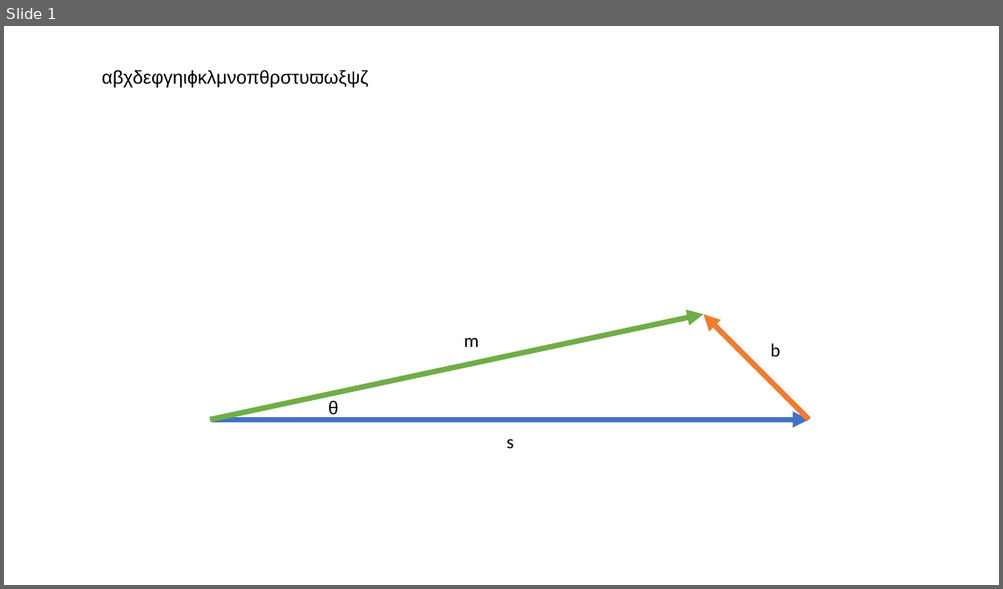
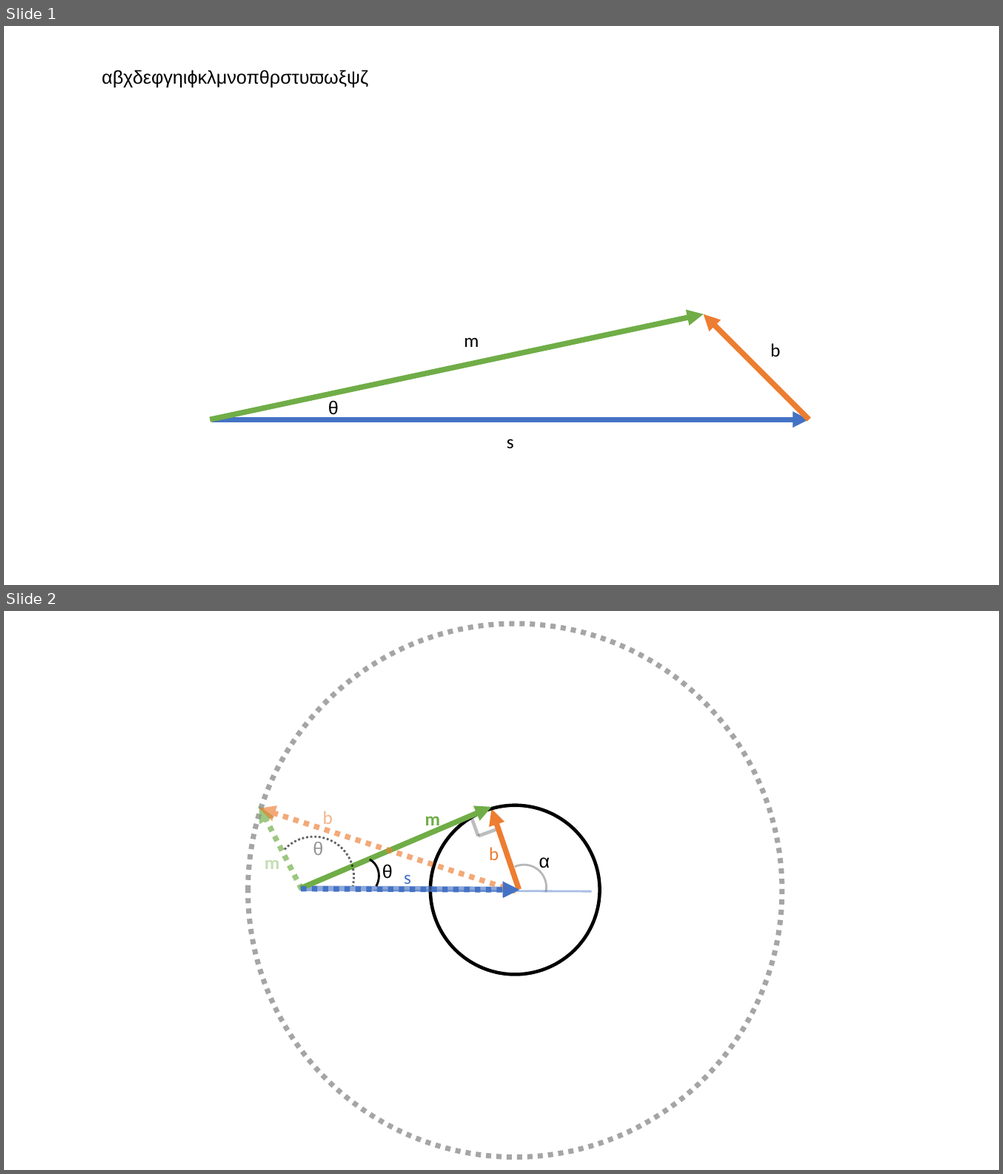
Before and after one commit to robdmc/acculocate_workflow_final, a slide deck: figure_creation_files/hand_drawn_graphs.pptx. Shown one above the other, each under a label of ours: slide 1 before the commit, slides 1 and 2 after it. The pictures are 1003x589 and 1003x1174 pixels, drawn with LibreOffice and Linux fonts; fonts in the diff are those of the drawing. Boxes give left, top, right and bottom in pixels: in the first picture for what was removed or moved away, otherwise in the second. Text is boxed around its words. In the diff, an @@ line names an element or a change of style, - is before the commit and + after.

```diff
--- a/figure_creation_files/hand_drawn_graphs.pptx
+++ b/figure_creation_files/hand_drawn_graphs.pptx
@@ slide 2 added at box(4, 611, 999, 1170), background #FFFFFF @@
@@ group added at box(248, 624, 782, 1158): 7 texts, 6 arrows, 3 arc (boxed as its full ellipse)s, 2 lines, 2 ellipses @@
+s
+b
+m
+θ
+m
+b
+θ
@@ text added at box(539, 857, 550, 872), 18 pt, text #000000 @@
+α
@@ line added from (373, 891) to (591, 891), #4472C4 2 pt @@
```
Also in this commit, not shown: 1 other file.
